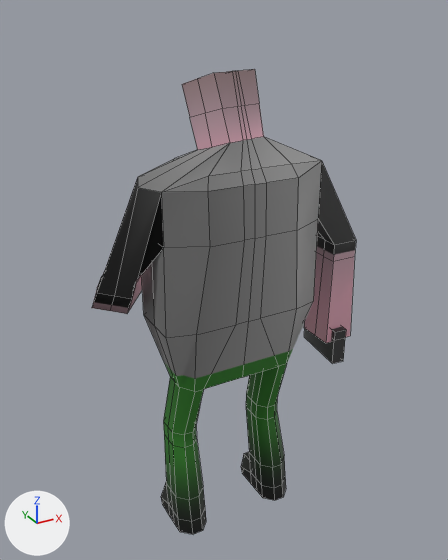
Before and after pictures for a commit that changed the FBX model LD42RunningOutOfSpace/Assets/Models/ranger_mesh.fbx.
Both versions are drawn from a 50 mm camera at (-0.0066, -0.01137, 0.01739) aimed at (0.00014, 0.00088, 0.01126). The axes (+X, +Y, +Z) are drawn at lower left. The lights are the same throughout. Mesh edges are drawn as thin lines. Where no turn or scale is listed for an object, it has been applied to the vertices.

Script lines for the objects in view, before the commit:
```python
me_mesh = bpy.data.meshes.new('Mesh')
me_mesh.from_pydata(...)  # 310 vertices, 312 faces; spans x -0.00499..0.00146, y -0.00239..0.00159, z -0.00007..0.01113
me_mesh.materials.append(mat_character_lambert)  # picture img_character_texture_png
# before: 33 (-0.00317, -0.00218, 0.00585) at pixel (196, 334), 34 (-0.00187, -0.00218, 0.00585) at pixel (248, 321), 35 (-0.00057, -0.00218, 0.00585) at pixel (296, 308), 51 (-0.00288, 0.00011, 0.00771), 53 (-0.00085, 0.00011, 0.00771)
# before: 54 (-0.00311, -0.00028, 0.00584), 55 (-0.00187, -0.00001, 0.00584), 56 (-0.00066, -0.00031, 0.00584), 66 (0.00007, -0.00072, 0.00584), 67 (0.00007, -0.00199, 0.00585) at pixel (313, 300)
# before: 70 (-0.0038, -0.00072, 0.00584) at pixel (143, 314), 71 (-0.0038, -0.00199, 0.00585) at pixel (166, 338), 97 (-0.0038, -0.00134, 0.00584) at pixel (154, 325), 101 (0.00007, -0.00134, 0.00584), 145 (-0.00154, -0.00218, 0.00585) at pixel (260, 318)
# before: 157 (-0.00141, -0.00007, 0.00584), 163 (-0.00219, -0.00218, 0.00585) at pixel (236, 324), 175 (-0.00232, -0.00007, 0.00584)
ob_ranger = bpy.data.objects.new('ranger', me_mesh)
ob_ranger.location = (0.00174, 0.00142, 0.00508)
```
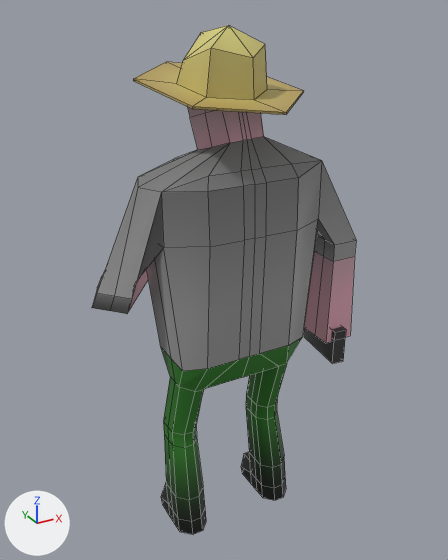
Where the newer file only moved an object's origin or applied its transform, the numbers keep the older frame.

Changed parts and their boxes (x1, y1, x2, y2) in the pictures (448 x 560 px; the box of a moved part takes in the faces that stretch with it):
'ranger', reshaped (9% taller)
    before: (92, 69, 356, 534)
    after: (92, 25, 356, 534)
part 1 of me_mesh, added (yellow)
    after: (133, 25, 303, 115)
part 2 of me_mesh, moved or reshaped
    before: (142, 219, 318, 392)
    after: (147, 219, 318, 392)
part 3 of me_mesh, surface changed
    both: (92, 137, 356, 465)

Patch to the scene script:
```diff
--- a/LD42RunningOutOfSpace/Assets/Models/ranger_mesh.fbx.py
+++ b/LD42RunningOutOfSpace/Assets/Models/ranger_mesh.fbx.py
@@ me_mesh @@
 # used by ob_ranger; location = (0.00174, 0.00142, 0.00508)
 # verts and faces of me_mesh; kept vertices keep their numbers, new ones are numbered from 310
-me_mesh.from_pydata(...)  # 310 vertices, 312 faces; spans x -0.00499..0.00146, y -0.00239..0.00159, z -0.00007..0.01113
+me_mesh.from_pydata(...)  # 342 vertices, 348 faces; spans x -0.00499..0.00146, y -0.00271..0.00159, z -0.00007..0.01198
+# me_mesh part 1: a new loose piece of 32 vertices spanning x -0.00362..-0.00014, y -0.00271..0.00086, z 0.01043..0.01198, in mat_character_lambert (picture img_character_texture_png)
+# me_mesh part 2
+verts[33] = (-0.00295, -0.00225, 0.00498)  # moved, pixel (207, 368)
+verts[34] = (-0.00187, -0.00225, 0.00498)  # moved, pixel (249, 356)
+verts[35] = (-0.00078, -0.00225, 0.00498)  # moved, pixel (288, 345)
+verts[51] = (-0.00288, 0.00005, 0.00771)  # moved
+verts[53] = (-0.00085, 0.00005, 0.00771)  # moved
+verts[54] = (-0.0029, -0.00044, 0.00497)  # moved
+verts[55] = (-0.00185, -0.00036, 0.00498)  # moved
+verts[56] = (-0.00087, -0.00047, 0.00497)  # moved
+verts[66] = (-0.00026, -0.00085, 0.00497)  # moved
+verts[67] = (-0.00026, -0.00207, 0.00497)  # moved, pixel (302, 336)
+verts[70] = (-0.00348, -0.00085, 0.00497)  # moved, pixel (160, 346)
+verts[71] = (-0.00348, -0.00207, 0.00497)  # moved, pixel (182, 371)
+verts[97] = (-0.00348, -0.00145, 0.00497)  # moved, pixel (170, 358)
+verts[101] = (-0.00026, -0.00145, 0.00497)  # moved
+verts[145] = (-0.0016, -0.00225, 0.00498)  # moved, pixel (259, 353)
+verts[157] = (-0.00149, -0.00036, 0.00497)  # moved
+verts[163] = (-0.00214, -0.00225, 0.00498)  # moved, pixel (239, 359)
+verts[175] = (-0.00225, -0.00036, 0.00497)  # moved
+# me_mesh part 3: 223 kept faces spanning x -0.00499..0.00146, y -0.00239..0.00005, z -0.00007..0.00981 get new texture (UV) coordinates
 me_mesh.materials.append(mat_character_lambert)
```
